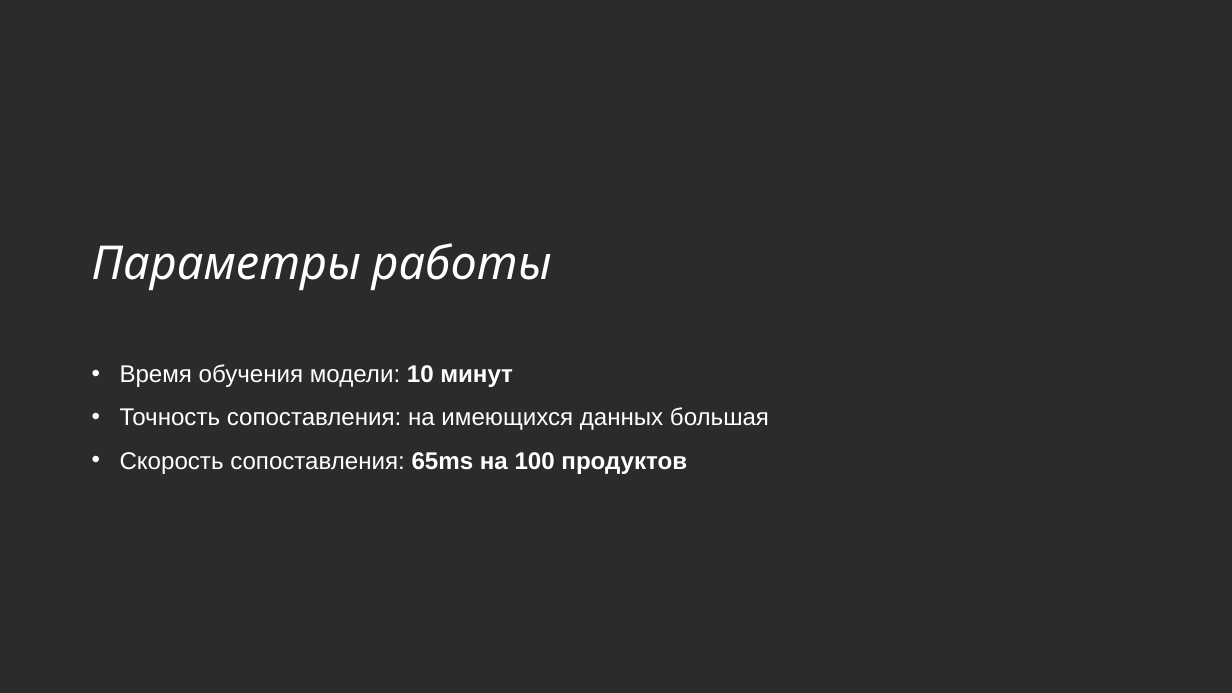
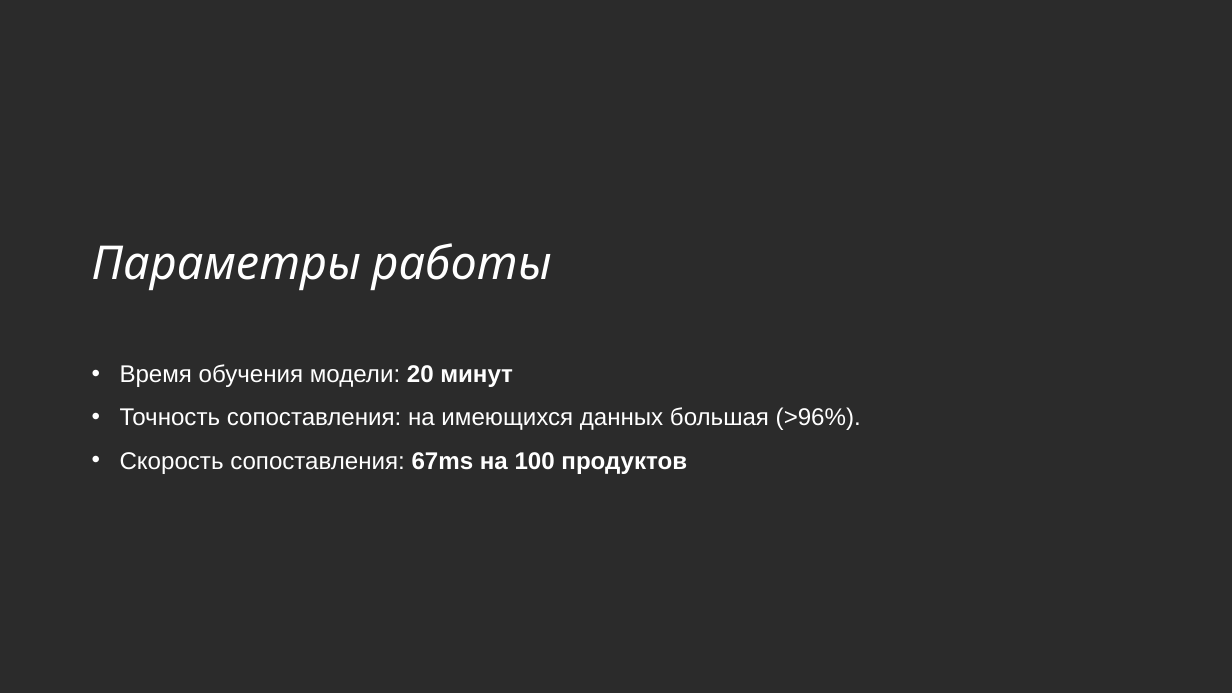
Before and after one commit to Stanislav-Povolotsky/agora-hackaton-2022, a slide deck: slide 10 of docs/AGORA HACK - 1 КЕЙС - 100zers.pptx. Drawn at 1232x693 pixels with LibreOffice and Linux fonts; fonts in the diff are those of the drawing; background and template pictures are left out; a plain dark background stands for a picture behind light text. Boxes give left, top, right and bottom in pixels: in the first picture for what was removed or moved away, otherwise in the second. Text is boxed around its words. In the diff, an @@ line names an element or a change of style, - is before the commit and + after.

```diff
--- a/docs/AGORA HACK - 1 КЕЙС - 100zers.pptx
+++ b/docs/AGORA HACK - 1 КЕЙС - 100zers.pptx
@@ text at (120,364,861,474): text changed @@
-• Время обучения модели: 10 минут
-• Точность сопоставления: на имеющихся данных большая
-• Скорость сопоставления: 65ms на 100 продуктов
+• Время обучения модели: 20 минут
+• Точность сопоставления: на имеющихся данных большая (>96%).
+• Скорость сопоставления: 67ms на 100 продуктов
```
Also in this commit, not shown: 3 other slides changed.
